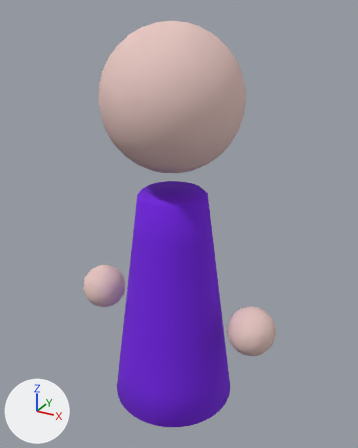
The glTF model assets/avatar/avatar.glb, before and after one commit.
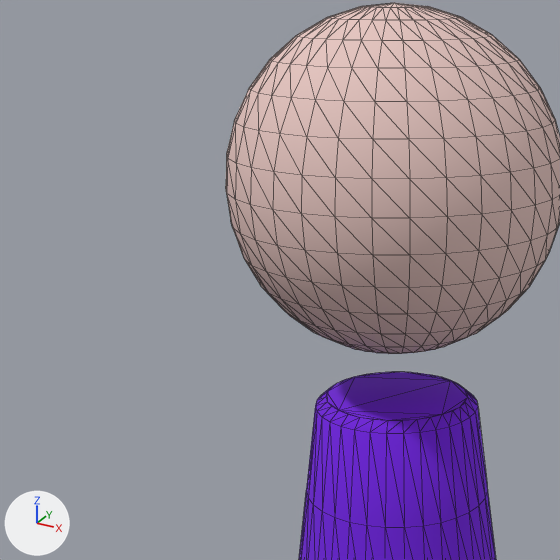
Old and new are each drawn whole from a 50 mm camera at (3.4, -5.99, 6.2) aimed at (0.08, 0.05, 3.18) and again close up on the part from 0% to 68% of the width and 4% to 59% of the height. Lighting does not change. The marker at lower left points along +X, +Y and +Z. The first two pictures are the older version. The close-ups show mesh edges as thin lines. Vertices at exactly the same position are counted once.

Names of what the first close-up shows: 'Avatar'.
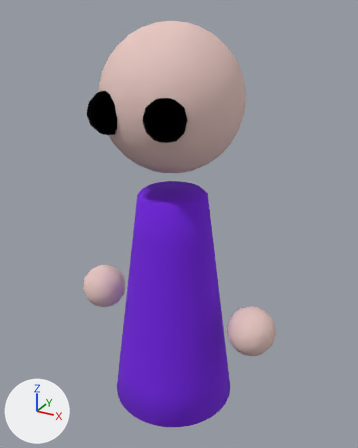
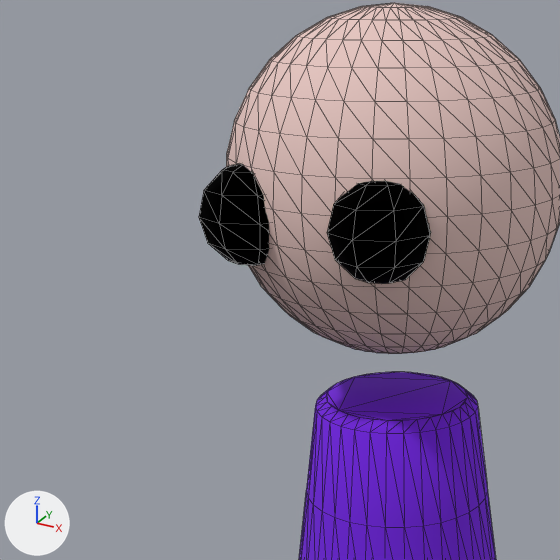
Changed parts and their boxes [x1, y1, x2, y2] in the close-ups (560 x 560 px):
```json
{"object": "Avatar", "change": "reshaped", "before": [226, 3, 560, 560], "after": [199, 3, 560, 560]}
{"part": 1, "of": "me_cube_001", "change": "added", "after": [199, 164, 270, 266], "on screen": "black"}
{"part": 2, "of": "me_cube_001", "change": "added", "after": [327, 181, 431, 284], "on screen": "black"}
```

The change, as JSON lines over the scene's bpy script:
```json
{"op": "add", "block": "mat_eye", "code": ["mat_eye = principled_material('Eye')", "mat_eye.base_color = (0.0, 0.0, 0.0)  # black #000000", "mat_eye.metallic = 1.0", "mat_eye.roughness = 1.0"]}
{"block": "me_cube_001", "where": "# used by ob_avatar; location = (0.0, 0.0, 0.0)"}
{"op": "remove", "block": "me_cube_001", "code": "me_cube_001.from_pydata(...)  # 998 vertices, 1980 faces; spans x -1.73..1.73, y -1.0..1.0, z 0.08..6.03"}
{"op": "add", "block": "me_cube_001", "code": "me_cube_001.from_pydata(...)  # 1082 vertices, 2140 faces; spans x -1.73..1.73, y -1.1..1.0, z 0.08..6.03"}
{"block": "me_cube_001", "change": "me_cube_001 part 1: a new loose piece, an icosphere of 80 faces spanning x -0.76..-0.18, y -1.1..-0.52, z 4.66..5.24, in mat_eye (black #000000)"}
{"block": "me_cube_001", "change": "me_cube_001 part 2: a new loose piece, an icosphere of 80 faces spanning x 0.08..0.66, y -1.1..-0.52, z 4.66..5.24, in mat_eye (black #000000)"}
{"op": "add", "block": "me_cube_001", "code": "me_cube_001.materials.append(mat_eye)  # black #000000"}
```
